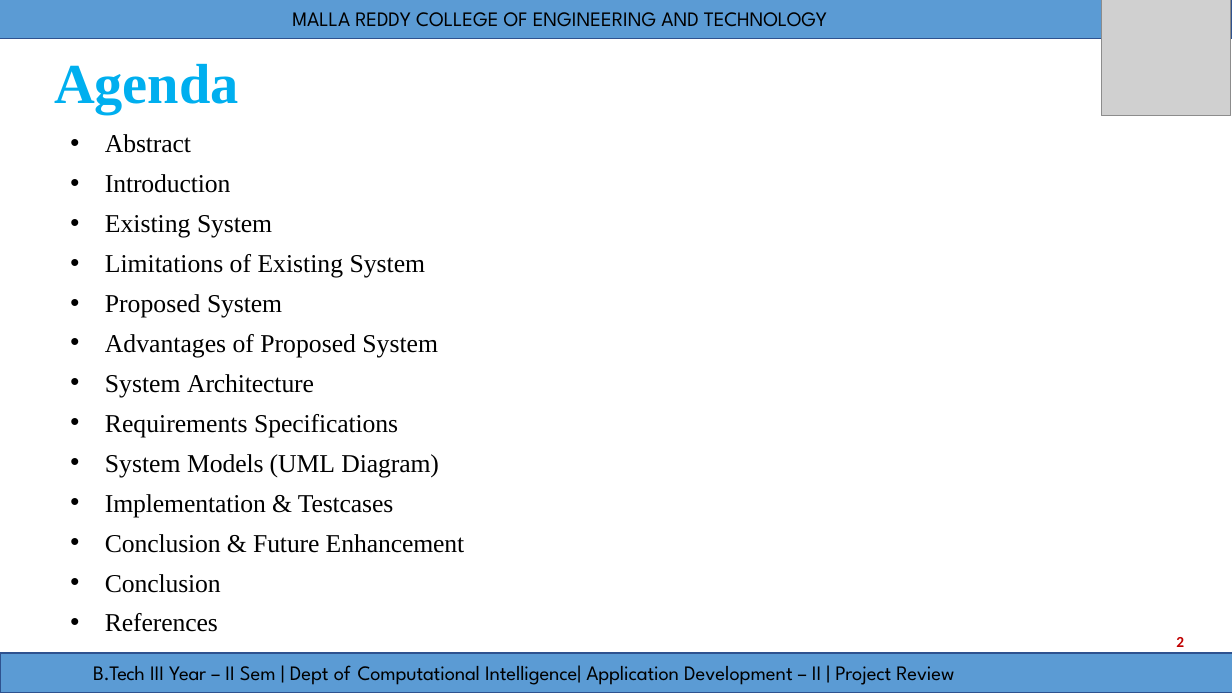
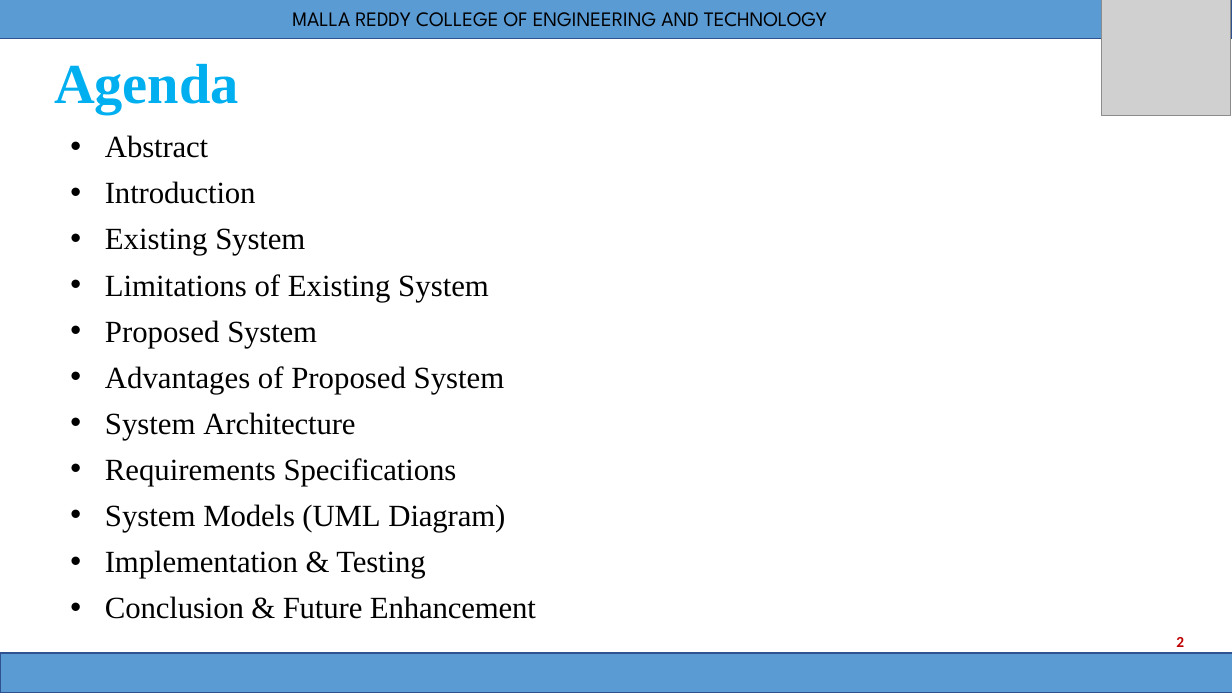
Before and after one commit to Nikhith-08/FitFusion, a slide deck: slide 2 of Documentation/PPT/FitFusion_Updated.pptx. Drawn at 1232x693 pixels with LibreOffice and Linux fonts; fonts in the diff are those of the drawing; grey boxes stand for pictures. Boxes give left, top, right and bottom in pixels: in the first picture for what was removed or moved away, otherwise in the second. Text is boxed around its words. In the diff, an @@ line names an element or a change of style, - is before the commit and + after.

```diff
--- a/Documentation/PPT/FitFusion_Updated.pptx
+++ b/Documentation/PPT/FitFusion_Updated.pptx
@@ text at (105, 135, 536, 619): size 20 to 24 pt in "Abstract", "Introduction", "Existing System", "Limitations of Existing System" and 6 more places @@
@@ text at (105, 550, 425, 578): text changed; size 20 to 24 pt @@
-• Implementation & Testcases
+• Implementation & Testing
@@ text at (105, 574, 221, 632): paragraphs removed @@
-• Conclusion
-• References
@@ text removed at (93, 665, 954, 685) @@
-B.Tech III Year – II Sem | Dept of Computational Intelligence| Application Development – II | Project Review
```
Also in this commit, not shown: 14 other slides changed, 12 slides added, 1 slide removed.
